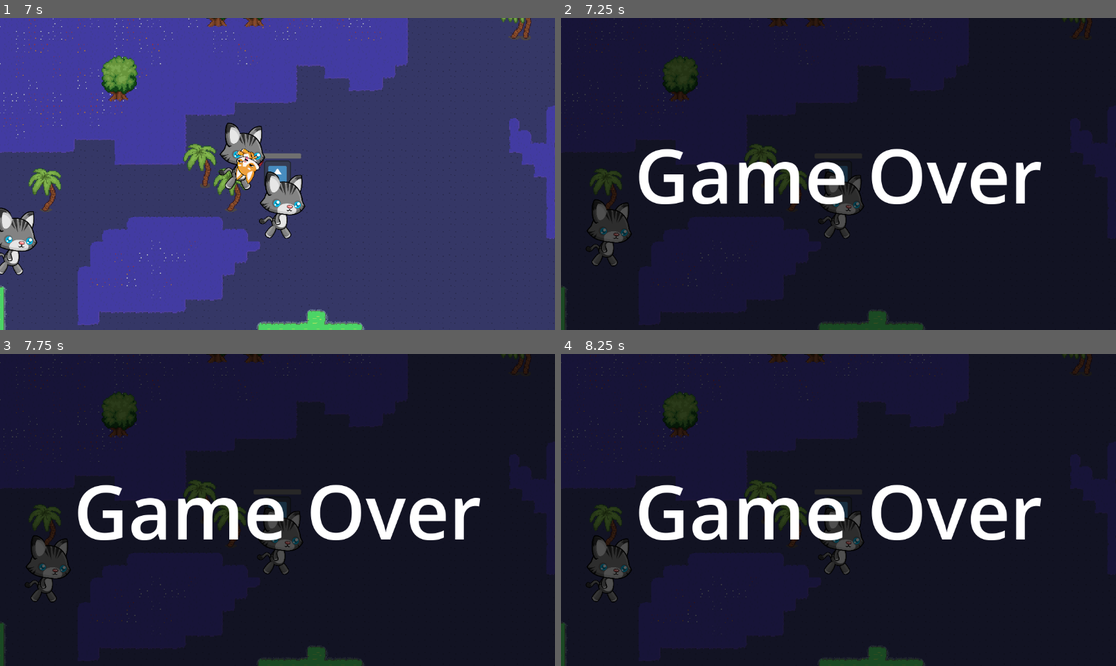
Above: before the commit, frames 1-4 (two rows, left to right).
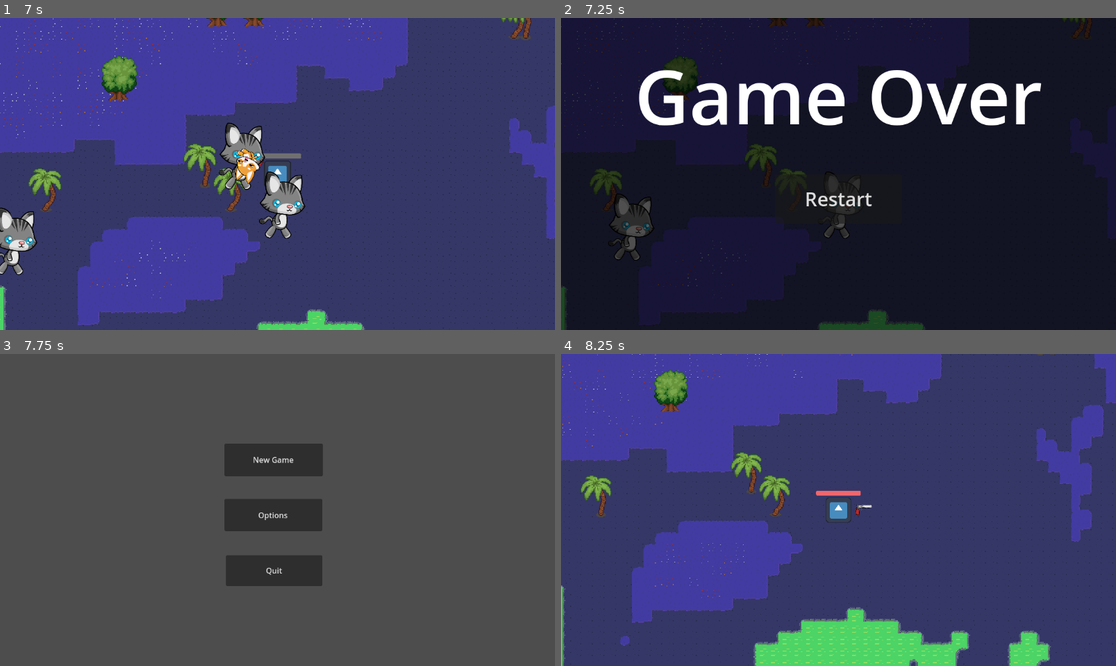
Above: after the commit, the same moments.

Repository: Rosmini-College-2024/digital-media-and-complex-processes-DrakesaPDFfile
Game: Godot game, scene res://Worlds/World_Base/world_base.tscn
The game is run twice, just before and just after one commit, with the same random seed, the same clock (stepped at 60 frames per second) and the same inputs. The engine's default icon, where the game draws it, is replaced by a stand-in: a white triangle on a blue panel in a dark square.
Inputs (mouse positions are in pixels of both pictures, inside the frame that each line leads up to):
- Up to frame 1 (7 s): tap Enter at 0.5 s; move the mouse to (249, 236) at 0.52 s; tap Mouse wheel up (zoom_in) every 1.5 s from 0.6 to 6.6 s; click (249, 236) at 0.67 s; move the mouse to (444, 220) at 1.27 s; tap Mouse wheel down (zoom_out) every 1.5 s from 1.35 to 5.85 s; click (444, 220) at 1.42 s; move the mouse to (111, 127) at 2.02 s; click (111, 127) at 2.17 s; move the mouse to (305, 174) at 2.77 s; click (305, 174) at 2.92 s; move the mouse to (194, 96) at 3.52 s; click (194, 96) at 3.67 s; move the mouse to (399, 158) at 4.27 s; click (399, 158) at 4.42 s; move the mouse to (166, 189) at 5.02 s; click (166, 189) at 5.17 s; move the mouse to (333, 105) at 5.77 s; click (333, 105) at 5.92 s; move the mouse to (249, 236) at 6.52 s; click (249, 236) at 6.67 s
- Up to frame 2 (7.25 s): no input
- Up to frame 3 (7.75 s): click (277, 534) at 7.25 s, where only the run after the commit has a clickable "Restart"
- Up to frame 4 (8.25 s): click (832, 460) at 8 s, where only the run after the commit has a clickable "New Game"

Frame 1 is identical in both runs. In frame 2, 11% of the frame differs, in the area x 4-87%, y 16-80%; in frame 3, 99%; in frame 4, 100%, in the area x 0-100%, y 0-100%.

Commit message:
Added scene transitions
- A main menu
- A quit button
- a restart button when the game ends
- loading screens before loading the world base

Diff:
--- a/real game/Worlds/Map/map_generation.gd
+++ b/real game/Worlds/Map/map_generation.gd
@@ -73,5 +73,5 @@
 	tile_map.set_cells_terrain_connect(ground_1_layer, sand_tiles_arr, terrain_sand_int, 0)
 	tile_map.set_cells_terrain_connect(ground_1_layer, grass_tiles_arr, terrain_grass_int, 0)
 	tile_map.set_cells_terrain_connect(cliff_layer, cliff_tiles_arr, terrain_cliff_int, 0)
-	print("min: ", noise_val_arr.min())
-	print("max: ", noise_val_arr.max())
+	#print("min: ", noise_val_arr.min())
+	#print("max: ", noise_val_arr.max())
--- /dev/null
+++ b/real game/Worlds/Misc/Main Menu.gd
@@ -0,0 +1,10 @@
+extends Node2D
+
+func _on_new_pressed():
+	get_tree().change_scene_to_packed(load("res://Worlds/Misc/loading_screen.tscn"))
+
+func _on_options_pressed():
+	pass
+
+func _on_quit_pressed():
+	get_tree().quit()
--- /dev/null
+++ b/real game/Worlds/Misc/loading_screen.gd
@@ -0,0 +1,16 @@
+extends Control
+
+var next_scene = "res://Worlds/World_Base/world_base.tscn"
+
+func _ready():
+	ResourceLoader.load_threaded_request(next_scene)
+
+func _process(delta):
+	var progress = []
+	ResourceLoader.load_threaded_get_status(next_scene, progress)
+	$progress_bar.value = progress[0]*100
+	$progress_number.text = str(progress[0]*100)+"%"
+
+	if progress[0] == 1:
+		var packed_scene = ResourceLoader.load_threaded_get(next_scene)
+		get_tree().change_scene_to_packed(packed_scene)
--- /dev/null
+++ b/real game/Worlds/Misc/loading_screen.tscn
@@ -0,0 +1,63 @@
+[gd_scene load_steps=2 format=3 uid="uid://ipkuvmvlg2c5"]
+
+[ext_resource type="Script" path="res://Worlds/Misc/loading_screen.gd" id="1_t76ew"]
+
+[node name="loading_screen" type="Control"]
+layout_mode = 3
+anchors_preset = 15
+anchor_right = 1.0
+anchor_bottom = 1.0
+grow_horizontal = 2
+grow_vertical = 2
+script = ExtResource("1_t76ew")
+
+[node name="Label" type="Label" parent="."]
+layout_mode = 1
+anchors_preset = 8
+anchor_left = 0.5
+anchor_top = 0.5
+anchor_right = 0.5
+anchor_bottom = 0.5
+offset_left = -117.0
+offset_top = -235.0
+offset_right = 117.0
+offset_bottom = -166.0
+grow_horizontal = 2
+grow_vertical = 2
+theme_override_font_sizes/font_size = 50
+text = "LOADING"
+
+[node name="progress_number" type="Label" parent="."]
+layout_mode = 1
+anchors_preset = 8
+anchor_left = 0.5
+anchor_top = 0.5
+anchor_right = 0.5
+anchor_bottom = 0.5
+offset_left = -20.0
+offset_top = -11.5
+offset_right = 20.0
+offset_bottom = 11.5
+grow_horizontal = 2
+grow_vertical = 2
+text = "100%
+"
+
+[node name="progress_bar" type="ProgressBar" parent="."]
+layout_mode = 1
+anchors_preset = 7
+anchor_left = 0.5
+anchor_top = 1.0
+anchor_right = 0.5
+anchor_bottom = 1.0
+offset_left = -197.0
+offset_top = -275.0
+offset_right = 197.0
+offset_bottom = -248.0
+grow_horizontal = 2
+grow_vertical = 0
+step = 0.5
+show_percentage = false
+
+[node name="Timer" type="Timer" parent="."]
+one_shot = true
--- /dev/null
+++ b/real game/Worlds/Misc/main_menu.tscn
@@ -0,0 +1,43 @@
+[gd_scene load_steps=2 format=3 uid="uid://d0pqg88fn4ama"]
+
+[ext_resource type="Script" path="res://Worlds/Misc/Main Menu.gd" id="1_baybw"]
+
+[node name="Main Menu" type="Node2D"]
+script = ExtResource("1_baybw")
+
+[node name="Button_manager" type="Control" parent="."]
+layout_mode = 3
+anchors_preset = 0
+offset_right = 40.0
+offset_bottom = 40.0
+
+[node name="New" type="Button" parent="Button_manager"]
+layout_mode = 0
+offset_left = 466.0
+offset_top = 186.0
+offset_right = 670.0
+offset_bottom = 254.0
+text = "New Game
+"
+
+[node name="Options" type="Button" parent="Button_manager"]
+layout_mode = 0
+offset_left = 466.0
+offset_top = 301.0
+offset_right = 669.0
+offset_bottom = 368.0
+text = "Options
+"
+
+[node name="Quit" type="Button" parent="Button_manager"]
+layout_mode = 0
+offset_left = 469.0
+offset_top = 418.0
+offset_right = 669.0
+offset_bottom = 482.0
+text = "Quit
+"
+
+[connection signal="pressed" from="Button_manager/New" to="." method="_on_new_pressed"]
+[connection signal="pressed" from="Button_manager/Options" to="." method="_on_options_pressed"]
+[connection signal="pressed" from="Button_manager/Quit" to="." method="_on_quit_pressed"]
--- a/real game/Worlds/World_Base/world_base.gd
+++ b/real game/Worlds/World_Base/world_base.gd
@@ -13,4 +13,7 @@
 
 func _on_player_base_health_depleted():
 	%GameOver.visible = true
-	get_tree().paused = true
+	$Player_Base.visible = false
+
+func _on_restart_pressed():
+	get_tree().change_scene_to_file("res://Worlds/Misc/main_menu.tscn")
--- a/real game/Worlds/World_Base/world_base.tscn
+++ b/real game/Worlds/World_Base/world_base.tscn
@@ -50,21 +50,39 @@
 grow_vertical = 2
 color = Color(0, 0, 0, 0.654902)
 
-[node name="Label" type="Label" parent="GameOver/ColorRect"]
+[node name="Text" type="Label" parent="GameOver/ColorRect"]
 layout_mode = 1
 anchors_preset = 8
 anchor_left = 0.5
 anchor_top = 0.5
 anchor_right = 0.5
 anchor_bottom = 0.5
-offset_left = -43.5
-offset_top = -11.5
-offset_right = 43.5
-offset_bottom = 11.5
+offset_left = -423.5
+offset_top = -270.0
+offset_right = 423.5
+offset_bottom = -57.0
 grow_horizontal = 2
 grow_vertical = 2
 theme_override_font_sizes/font_size = 156
 text = "Game Over"
 
+[node name="Restart" type="Button" parent="GameOver/ColorRect"]
+layout_mode = 1
+anchors_preset = 8
+anchor_left = 0.5
+anchor_top = 0.5
+anchor_right = 0.5
+anchor_bottom = 0.5
+offset_left = -132.0
+offset_top = 1.0
+offset_right = 132.0
+offset_bottom = 103.0
+grow_horizontal = 2
+grow_vertical = 2
+theme_override_font_sizes/font_size = 40
+text = "Restart
+"
+
 [connection signal="health_depleted" from="Player_Base" to="." method="_on_player_base_health_depleted"]
 [connection signal="timeout" from="Timer" to="." method="_on_timer_timeout"]
+[connection signal="pressed" from="GameOver/ColorRect/Restart" to="." method="_on_restart_pressed"]
